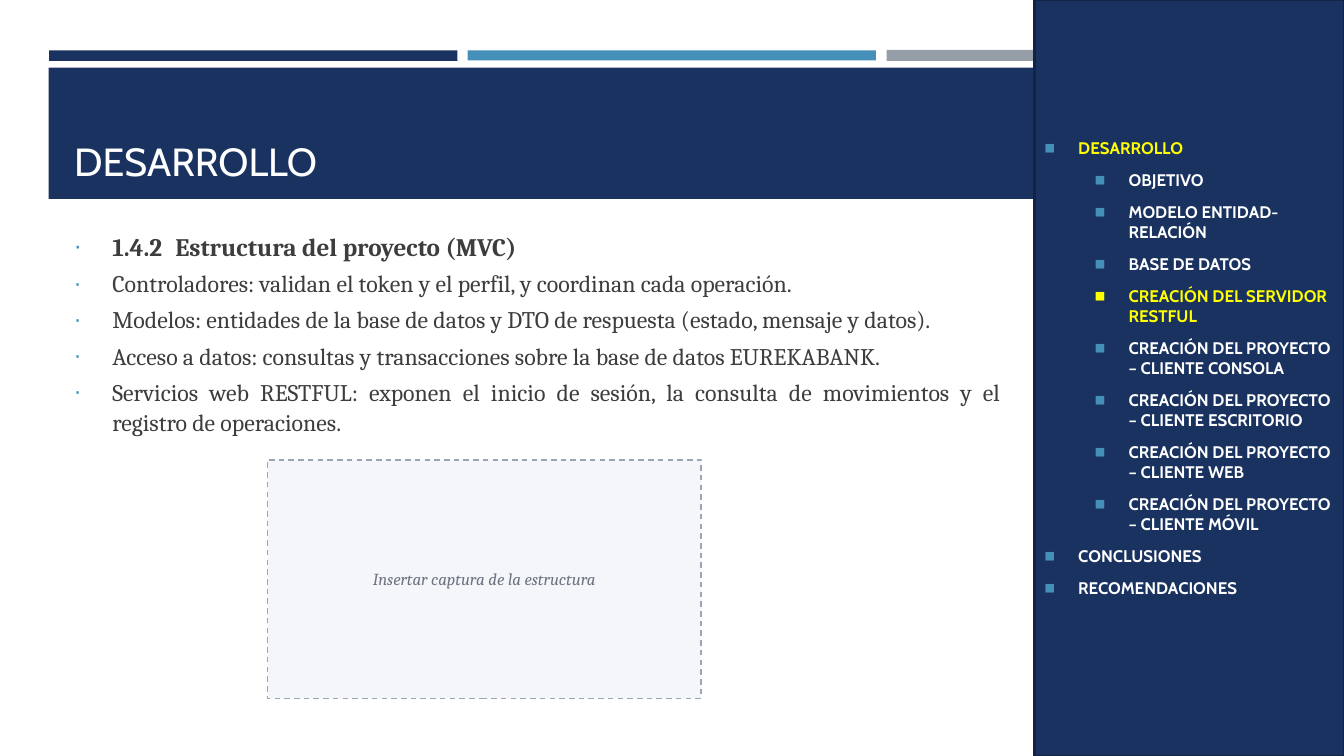
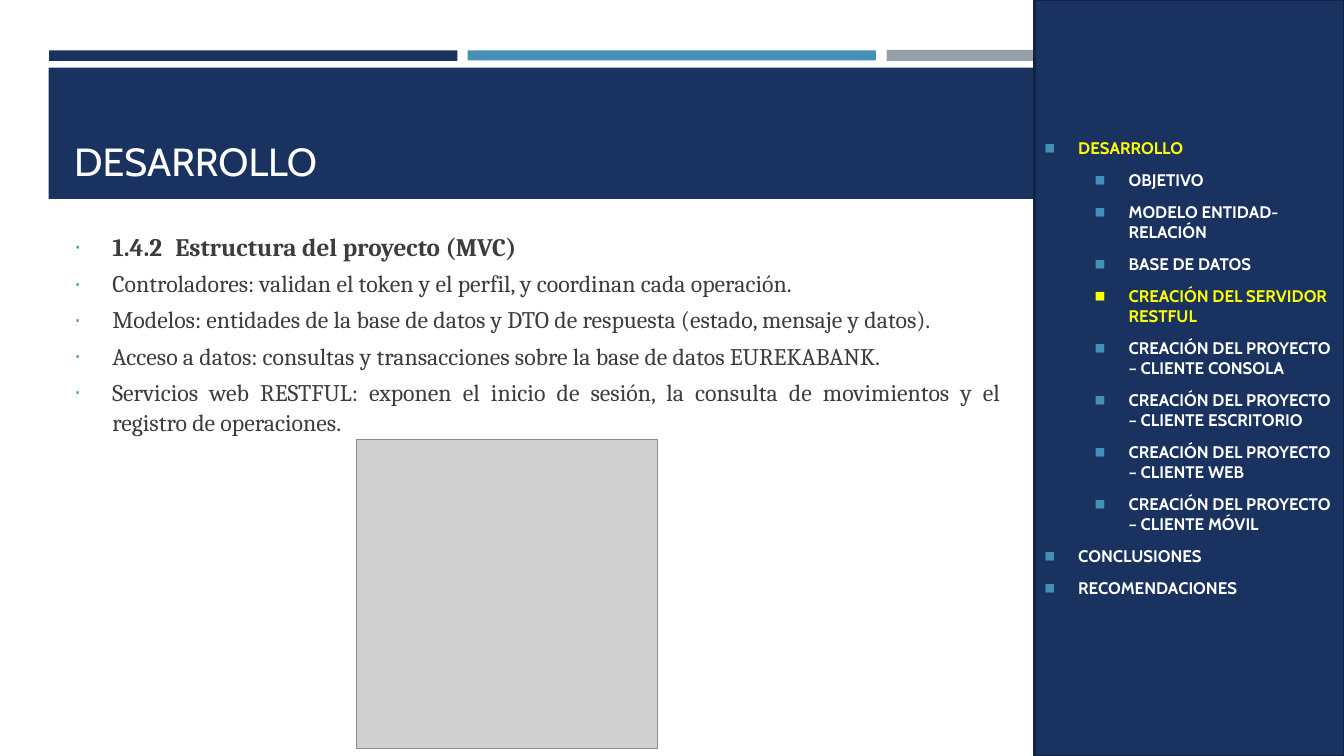
Before and after one commit to IMarcusDev/TI.1.3.-PAO202651_RESTFUL_JAVA_CONBDD_NRC36883_GR04, a slide deck: slide 7 of 05. DOCUMENTACION/PRESENTACION TI.1.3. RESTFUL con BDD en JAVA GR4.pptx. Drawn at 1344x756 pixels with LibreOffice and Linux fonts; fonts in the diff are those of the drawing; grey boxes stand for pictures. Boxes give left, top, right and bottom in pixels: in the first picture for what was removed or moved away, otherwise in the second. Text is boxed around its words. In the diff, an @@ line names an element or a change of style, - is before the commit and + after.

```diff
--- a/05. DOCUMENTACION/PRESENTACION TI.1.3. RESTFUL con BDD en JAVA GR4.pptx
+++ b/05. DOCUMENTACION/PRESENTACION TI.1.3. RESTFUL con BDD en JAVA GR4.pptx
@@ picture added at <box>357,440,657,748</box> @@
@@ rectangle removed at <box>267,460,701,699</box> @@
-Insertar captura de la estructura
```
Also in this commit, not shown: 4 other slides changed.
